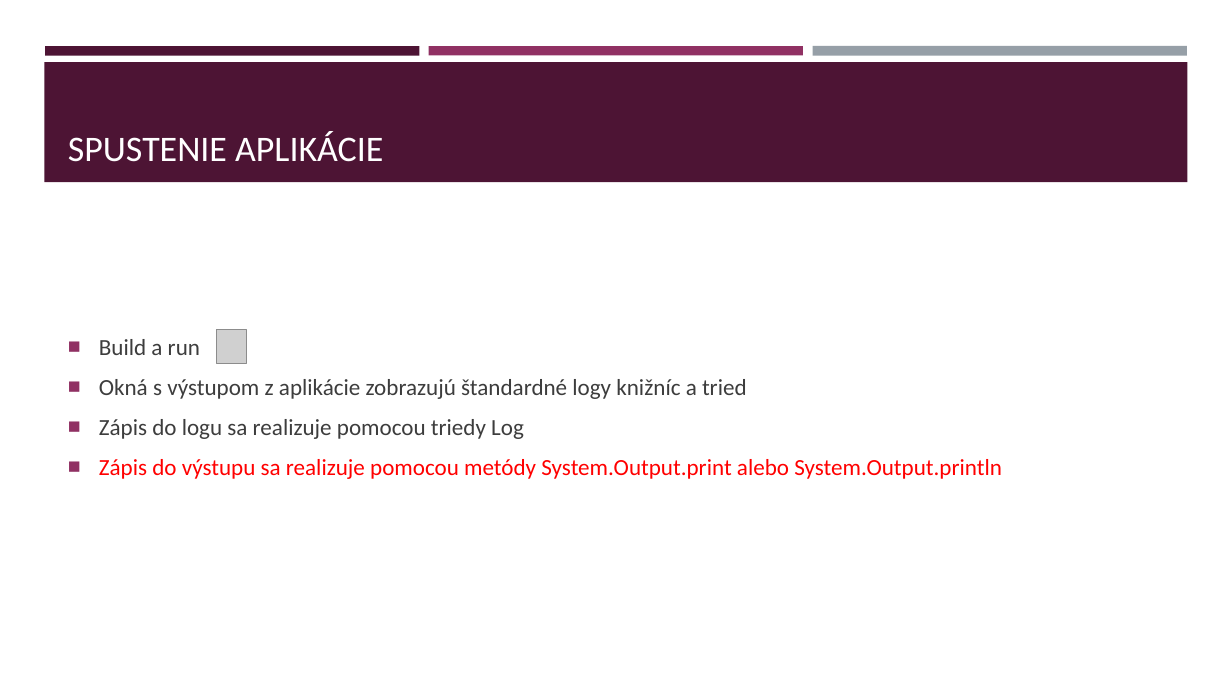
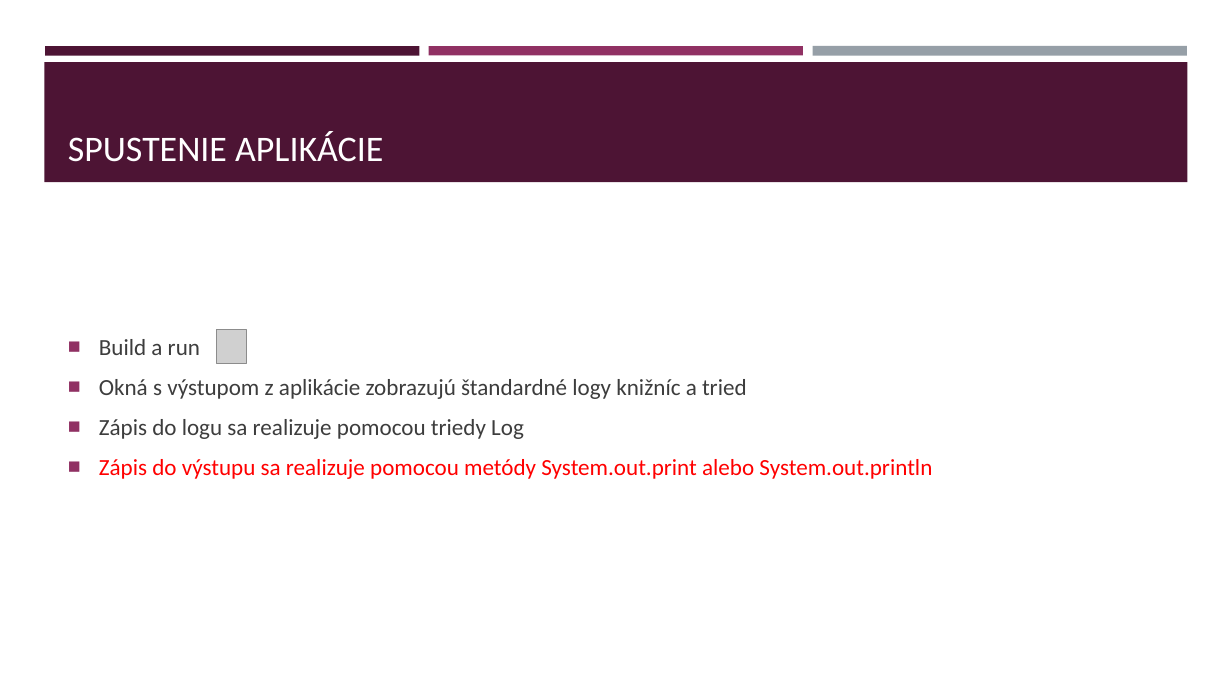
Before and after one commit to gasparv/java-class-basics, a slide deck: slide 36 of JavaZaklady-skolenie.pptx. Drawn at 1232x693 pixels with LibreOffice and Linux fonts; fonts in the diff are those of the drawing; grey boxes stand for pictures. Boxes give left, top, right and bottom in pixels: in the first picture for what was removed or moved away, otherwise in the second. Text is boxed around its words. In the diff, an @@ line names an element or a change of style, - is before the commit and + after.

```diff
--- a/JavaZaklady-skolenie.pptx
+++ b/JavaZaklady-skolenie.pptx
@@ text at [99, 459, 932, 479]: text changed @@
-■ Zápis do výstupu sa realizuje pomocou metódy System.Output.print alebo System.Output.println
+■ Zápis do výstupu sa realizuje pomocou metódy System.out.print alebo System.out.println
```
Also in this commit, not shown: 7 other slides changed, 11 slides added.
